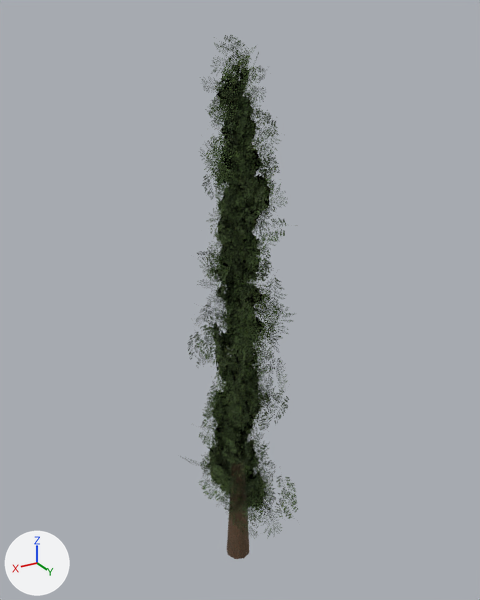
A saved change to the glTF model assets/models/tree/cypress_1.glb.
Both versions are drawn from a 50 mm lens placed at (6.75, 11.34, 12.32), pointed at (-0.21, -0.25, 6.52). Arrows for +X, +Y and +Z are at lower left; the lights stay in place. The first picture is the older version. Vertices at exactly the same position are counted once.

In view in the first picture: 'cypress'.
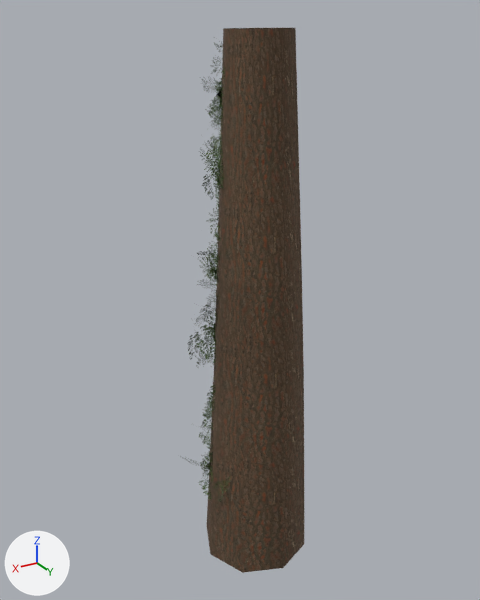
Where the newer file only moved an object's origin or applied its transform, the numbers keep the older frame.

Pixel boxes (x1, y1, x2, y2) of what changed, in the pictures (480 x 600 px):
'cypress', reshaped: before (180, 35, 298, 559); after (180, 28, 304, 573)
part 1 of me_woodmesh, added (brown): after (207, 28, 304, 573)
part 2 of me_woodmesh, deleted (brown): before (227, 456, 249, 559)

The change in detail:
me_woodmesh is used by ob_cypress; location (0.0, 0.0, 0.0).
me_woodmesh had 886 vertices, 496 faces and spanned x -1.53..1.27, y -1.55..1.62, z -0.34..12.09.
me_woodmesh now has 884 vertices, 496 faces and spans x -1.53..1.27, y -1.55..1.62, z 0.32..12.09.
me_woodmesh part 1: a new loose piece of 52 vertices spanning x -1.53..0.98, y -0.9..1.62, z 0.32..12.09, in mat_bark.
me_woodmesh part 2: the loose piece of 54 vertices spanning x -0.3..0.3, y -0.3..0.3, z -0.34..2.46 is deleted.
